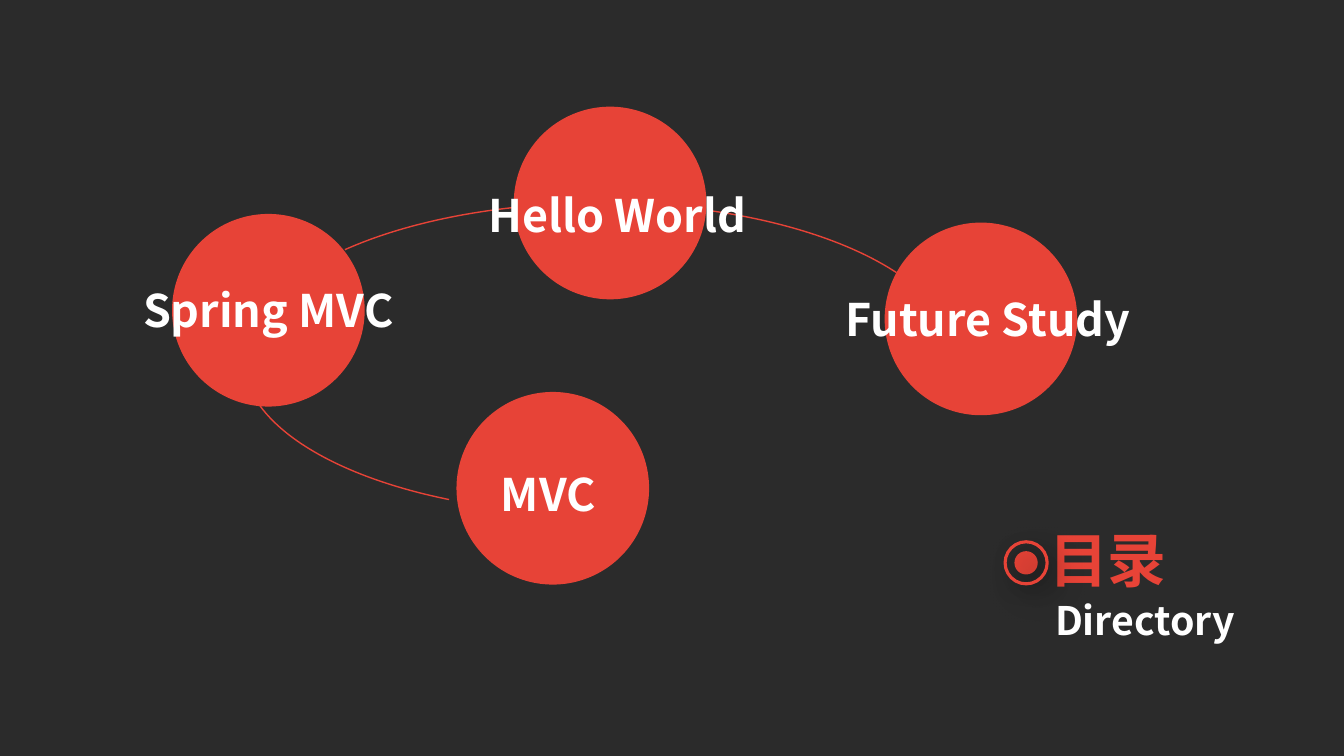
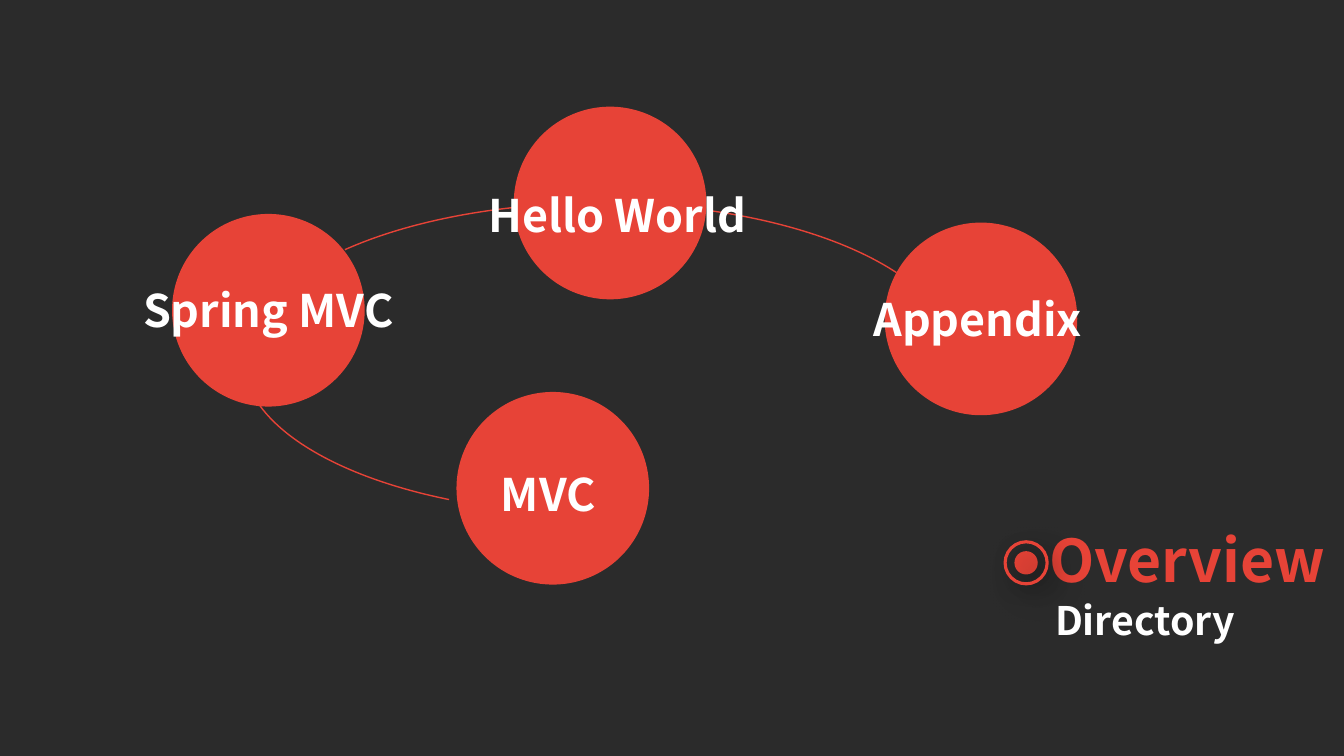
Before and after one commit to TsubasaEX/SampleSpringMVC, a slide deck: slide 2 of Introduction of Spring MVC.pptx. Drawn at 1344x756 pixels with LibreOffice and Linux fonts; fonts in the diff are those of the drawing; background and template pictures are left out; a plain dark background stands for a picture behind light text. Boxes give left, top, right and bottom in pixels: in the first picture for what was removed or moved away, otherwise in the second. Text is boxed around its words. In the diff, an @@ line names an element or a change of style, - is before the commit and + after.

```diff
--- a/Introduction of Spring MVC.pptx
+++ b/Introduction of Spring MVC.pptx
@@ text at [873,291,1082,348]: text changed @@
-Future Study
+Appendix
@@ text at [1049,534,1325,583]: text changed @@
-目录
+Overview
```
Also in this commit, not shown: 3 other slides changed, 9 slides added, 4 slides removed.
